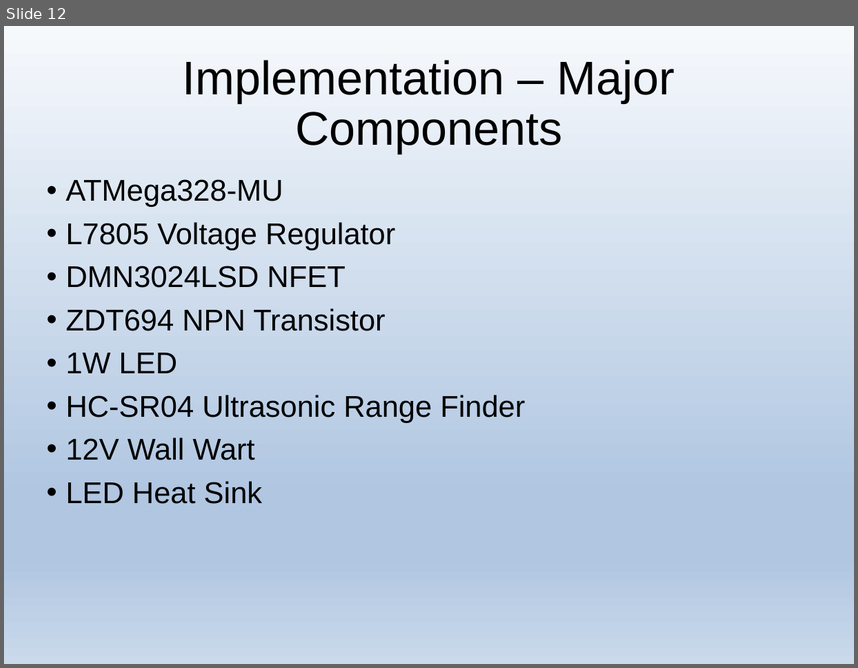
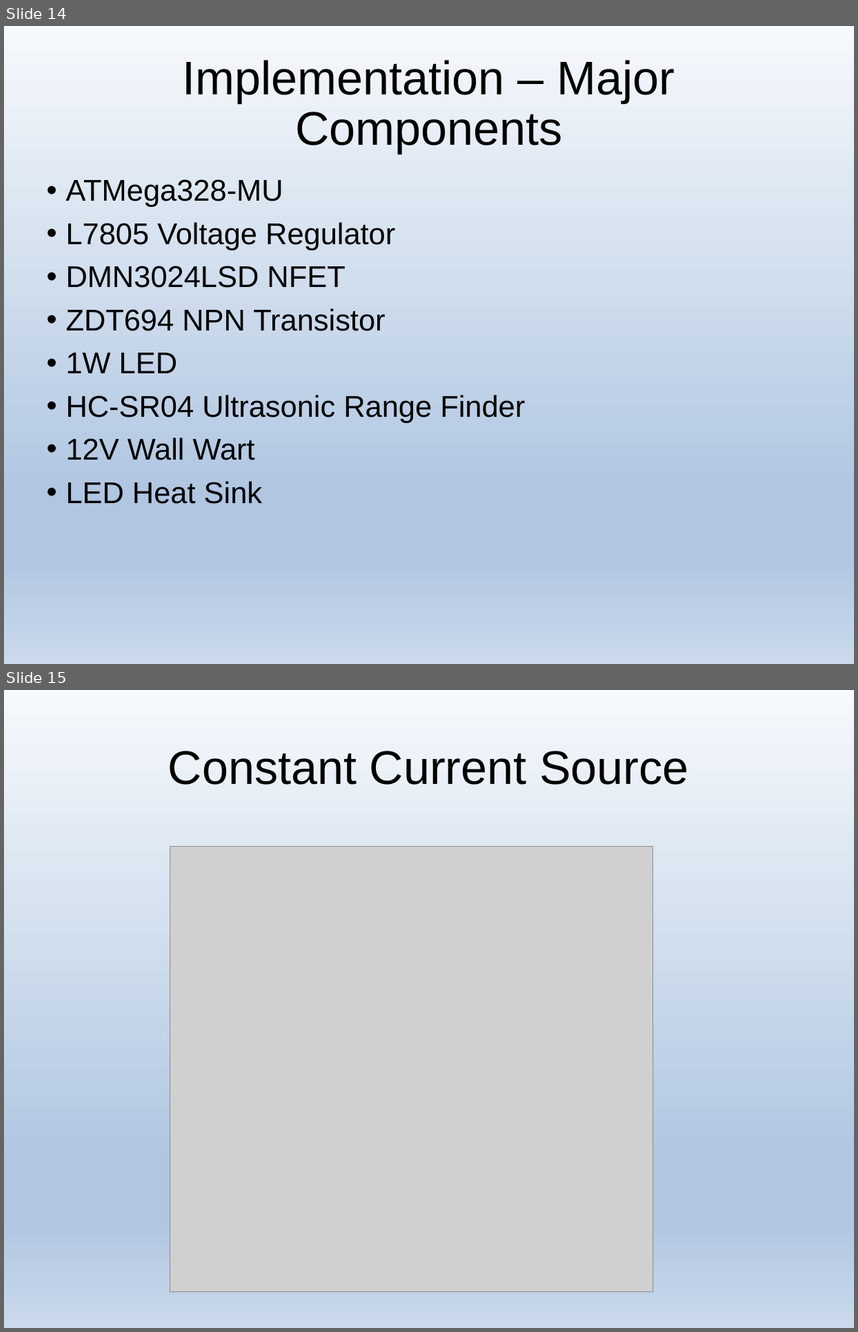
Before and after one commit to j1mb0/ECE411, a slide deck: T03_Final_Presentation.pptx. Shown one above the other, each under a label of ours: slide 12 before the commit, slides 14 and 15 after it. The pictures are 858x668 and 858x1332 pixels, drawn with LibreOffice and Linux fonts; fonts in the diff are those of the drawing; grey boxes stand for pictures. Boxes give left, top, right and bottom in pixels: in the first picture for what was removed or moved away, otherwise in the second. Text is boxed around its words. In the diff, an @@ line names an element or a change of style, - is before the commit and + after.

```diff
--- a/T03_Final_Presentation.pptx
+++ b/T03_Final_Presentation.pptx
@@ slide 15 added at (x1=4, y1=690, x2=854, y2=1328), background gradient #F6F9FC to #B0C6E1 to #CAD9EB @@
@@ title added at (x1=168, y1=751, x2=688, y2=785), 44 pt, text #000000 @@
+Constant Current Source
@@ picture added at (x1=170, y1=847, x2=653, y2=1292) @@
@@ what was slide 12 is now slide 14 @@
```
Also in this commit, not shown: 7 slides changed, 3 other slides added, 2 other files.
